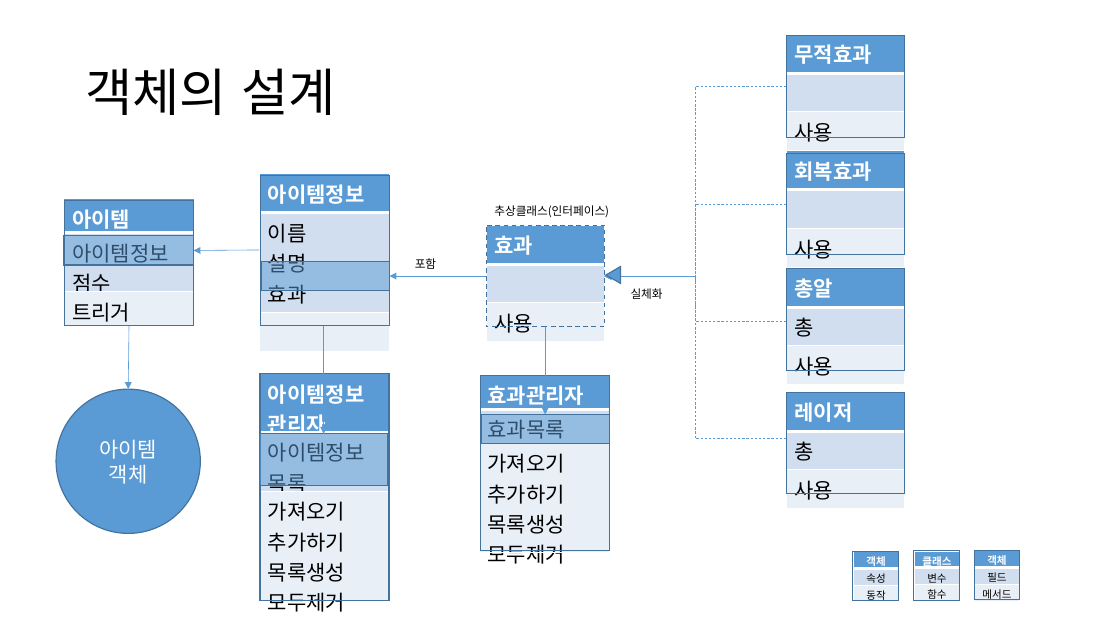
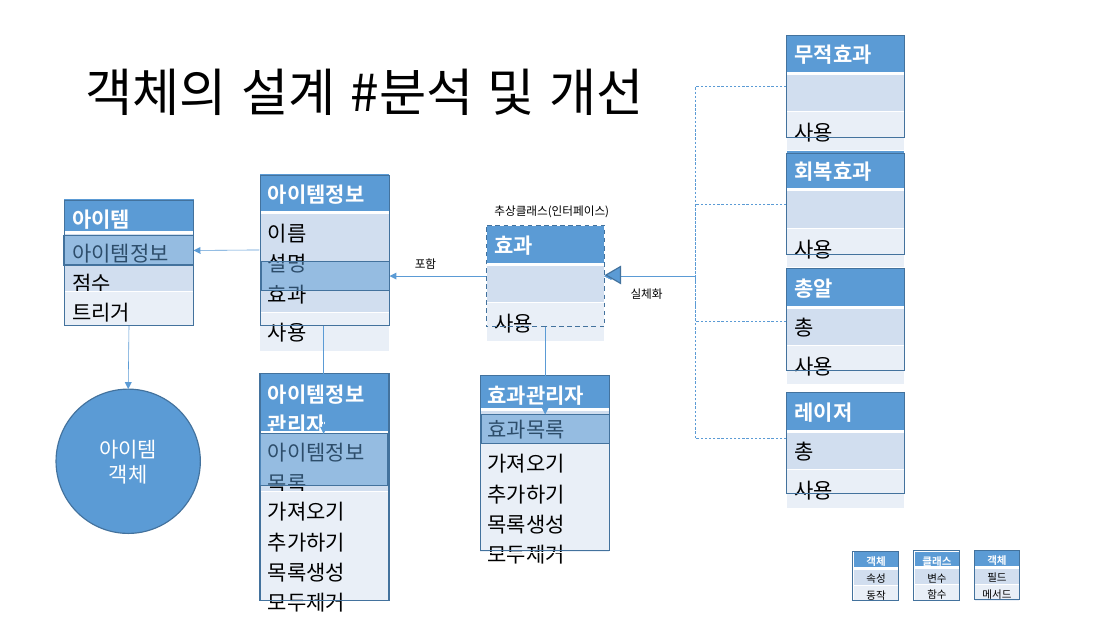
Before and after one commit to ShadowKingdoms/2021.G.D.T.C.-Programing-Designer-, a slide deck: slide 4 of GamePlatfromAppPrograming/Documents/실전 클래스의 활용!.pptx (slide 2 before the commit). Drawn at 1120x630 pixels with LibreOffice and Linux fonts; fonts in the diff are those of the drawing. Boxes give left, top, right and bottom in pixels: in the first picture for what was removed or moved away, otherwise in the second. Text is boxed around its words. In the diff, an @@ line names an element or a change of style, - is before the commit and + after.

```diff
--- a/GamePlatfromAppPrograming/Documents/실전 클래스의 활용!.pptx
+++ b/GamePlatfromAppPrograming/Documents/실전 클래스의 활용!.pptx
@@ title at [85, 68, 643, 115]: text changed @@
-객체의 설계
+객체의 설계 #분석 및 개선
@@ table at [260, 174, 390, 466] @@
-row 3, column 1: 
+row 3, column 1: 사용
```
Also in this commit, not shown: 1 other slide changed, 4 slides added, 42 other files.
